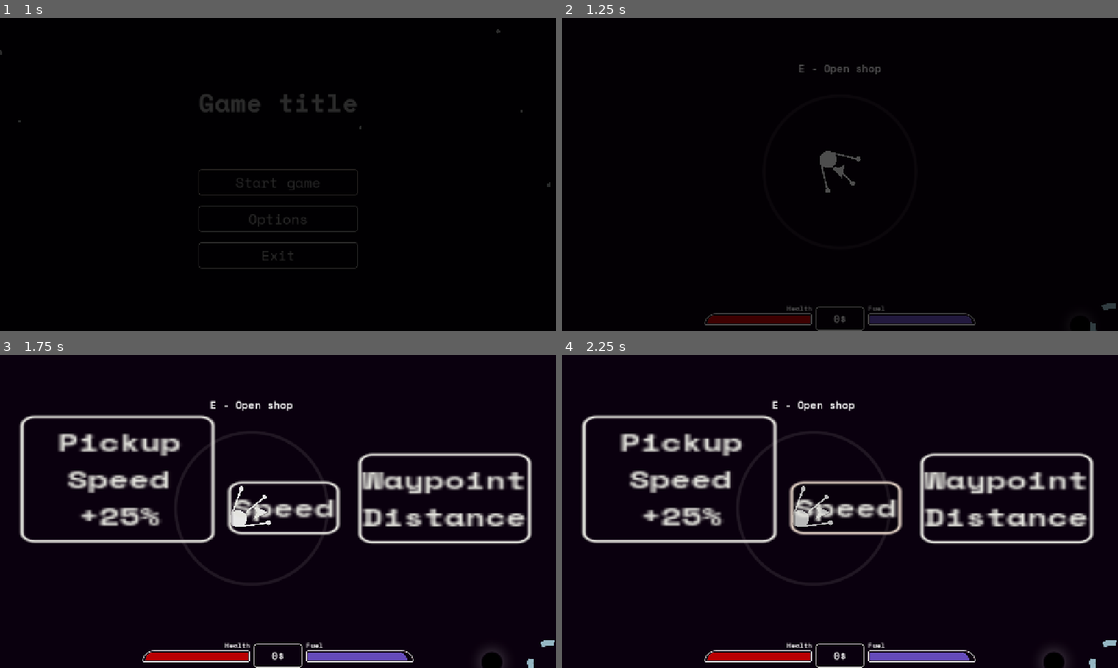
Above: before the commit, frames 1-4 (two rows, left to right).
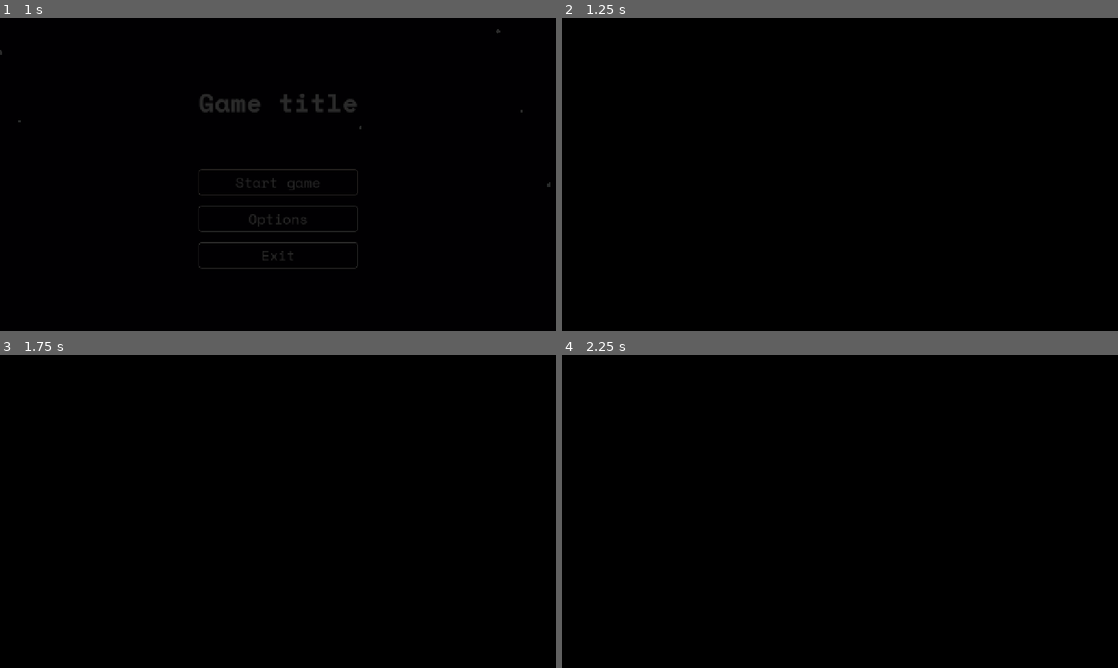
Above: after the commit, the same moments.

Repository: kokiheey/game-jam-repo
Game: Godot game, scene res://Scenes/main_menu.tscn
Two runs of this game, one before a commit and one after it. Both use one fixed random seed, a clock stepped at 60 frames per second and the inputs below.
Inputs (mouse positions are in pixels of both pictures, inside the frame that each line leads up to):
- Up to frame 1 (1 s): click "Start game" at 0.5 s
- Up to frame 2 (1.25 s): no input
- Up to frame 3 (1.75 s): move the mouse to (400, 495) at 1.27 s; hold W (moveForward) from 1.28 s (still down); hold Space (uiAccept, bound only after the commit) from 1.28 s (still down); click (400, 495) at 1.42 s; tap E (openShop) at 1.52 s
- Up to frame 4 (2.25 s): release W (moveForward) at 2 s; release Space (uiAccept, bound only after the commit) at 2 s; click (845, 508) at 2 s, where only the run before the commit has a clickable "Speed"

Frame 1 is identical in both runs. In frame 2, 1.9% of the frame differs, in the area x 25-100%, y 14-100%; in frame 3, 13%, in the area x 3-100%, y 14-100%; in frame 4, 13%.

Commit message:
Added full tutorial

Diff:
--- /dev/null
+++ b/gmtk2026/Scenes/tutorial.tscn
@@ -0,0 +1,78 @@
+[gd_scene format=3 uid="uid://djtxppsf6o1t0"]
+
+[ext_resource type="Script" uid="uid://b3gxntk4kish7" path="res://Scripts/tutorial.gd" id="1_p8jf4"]
+[ext_resource type="StyleBox" uid="uid://bne1cq6fgt7be" path="res://Textures/PanelBorder.tres" id="2_feyax"]
+
+[node name="Tutorial" type="CanvasLayer" unique_id=1984499269]
+script = ExtResource("1_p8jf4")
+
+[node name="DarkBackground" type="ColorRect" parent="." unique_id=759799035]
+anchors_preset = 15
+anchor_right = 1.0
+anchor_bottom = 1.0
+grow_horizontal = 2
+grow_vertical = 2
+size_flags_horizontal = 3
+size_flags_vertical = 3
+color = Color(0, 0, 0, 0.96000004)
+
+[node name="MarginContainer" type="MarginContainer" parent="." unique_id=405300832]
+custom_minimum_size = Vector2(400, 300)
+anchors_preset = 8
+anchor_left = 0.5
+anchor_top = 0.5
+anchor_right = 0.5
+anchor_bottom = 0.5
+offset_left = -100.0
+offset_top = -100.0
+offset_right = 100.0
+offset_bottom = 100.0
+grow_horizontal = 2
+grow_vertical = 2
+size_flags_horizontal = 6
+size_flags_vertical = 6
+theme_override_constants/margin_left = 20
+theme_override_constants/margin_top = 20
+theme_override_constants/margin_right = 20
+theme_override_constants/margin_bottom = 20
+
+[node name="Panel" type="Panel" parent="MarginContainer" unique_id=1253429035]
+layout_mode = 2
+size_flags_horizontal = 3
+size_flags_vertical = 3
+theme_override_styles/panel = ExtResource("2_feyax")
+
+[node name="MarginContainer" type="MarginContainer" parent="MarginContainer/Panel" unique_id=769179530]
+layout_mode = 1
+anchors_preset = 15
+anchor_right = 1.0
+anchor_bottom = 1.0
+grow_horizontal = 2
+grow_vertical = 2
+theme_override_constants/margin_left = 16
+theme_override_constants/margin_top = 16
+theme_override_constants/margin_right = 16
+theme_override_constants/margin_bottom = 16
+
+[node name="VBox" type="VBoxContainer" parent="MarginContainer/Panel/MarginContainer" unique_id=1792614020]
+layout_mode = 2
+
+[node name="Title" type="Label" parent="MarginContainer/Panel/MarginContainer/VBox" unique_id=234990315]
+layout_mode = 2
+horizontal_alignment = 1
+vertical_alignment = 1
+
+[node name="MarginContainer" type="MarginContainer" parent="MarginContainer/Panel/MarginContainer/VBox" unique_id=1778870242]
+layout_mode = 2
+theme_override_constants/margin_top = 4
+theme_override_constants/margin_bottom = 8
+
+[node name="Description" type="RichTextLabel" parent="MarginContainer/Panel/MarginContainer/VBox" unique_id=1656215872]
+layout_mode = 2
+size_flags_vertical = 3
+horizontal_alignment = 1
+
+[node name="Continue" type="Label" parent="MarginContainer/Panel/MarginContainer/VBox" unique_id=1352374189]
+layout_mode = 2
+horizontal_alignment = 1
+vertical_alignment = 1
--- /dev/null
+++ b/gmtk2026/Scenes/tutorial_game.tscn
@@ -0,0 +1,103 @@
+[gd_scene format=3 uid="uid://nockd7xcgp76"]
+
+[ext_resource type="PackedScene" uid="uid://doa8auaya5o28" path="res://Scenes/waypoint.tscn" id="1_0fgi7"]
+[ext_resource type="Script" uid="uid://cukdqjyeov0de" path="res://Scripts/tutorial_game.gd" id="1_k2q0y"]
+[ext_resource type="Texture2D" uid="uid://boff388h7ib2y" path="res://Assets/Icons/spoutnik.svg" id="2_k2q0y"]
+[ext_resource type="PackedScene" uid="uid://djtxppsf6o1t0" path="res://Scenes/tutorial.tscn" id="2_ox8p2"]
+[ext_resource type="Theme" uid="uid://cojmyrq6m3711" path="res://Textures/DefaultTheme.tres" id="3_drhtg"]
+[ext_resource type="PackedScene" uid="uid://demcgqsqh7jh1" path="res://Scenes/Player.tscn" id="4_g7fia"]
+[ext_resource type="PackedScene" uid="uid://dsy4ipt0t1ehj" path="res://Scenes/black_hole.tscn" id="5_drhtg"]
+[ext_resource type="PackedScene" uid="uid://d0ayeleb7entu" path="res://Scenes/box.tscn" id="7_g7fia"]
+
+[sub_resource type="ParticleProcessMaterial" id="ParticleProcessMaterial_0fgi7"]
+particle_flag_disable_z = true
+emission_shape = 1
+emission_sphere_radius = 1.0
+gravity = Vector3(0, 0, 0)
+scale_max = 10.0
+hue_variation_min = -0.010000022
+hue_variation_max = 0.009999977
+
+[sub_resource type="CircleShape2D" id="CircleShape2D_v83ub"]
+
+[sub_resource type="CircleShape2D" id="CircleShape2D_ox8p2"]
+radius = 173.10402
+
+[sub_resource type="Gradient" id="Gradient_o5yvi"]
+offsets = PackedFloat32Array(0.95, 0.96, 0.99, 1)
+colors = PackedColorArray(0.9843137, 0.9843137, 0.95686275, 0, 0.9844546, 0.9844546, 0.95702064, 0.1, 0.9844546, 0.9844546, 0.95702064, 0.1, 0.9843137, 0.9843137, 0.95686275, 0)
+
+[sub_resource type="GradientTexture2D" id="GradientTexture2D_v83ub"]
+gradient = SubResource("Gradient_o5yvi")
+width = 256
+height = 256
+fill = 1
+fill_from = Vector2(0.5, 0.5)
+fill_to = Vector2(0.5, 0)
+
+[node name="Tutorial_game" type="Node2D" unique_id=1811176077]
+script = ExtResource("1_k2q0y")
+
+[node name="GPUParticles2D" type="GPUParticles2D" parent="." unique_id=867208131]
+top_level = true
+position = Vector2(6.7472465e-05, 2.6226044e-06)
+rotation = -3.1415925
+scale = Vector2(2000, 2000)
+amount = 12
+process_material = SubResource("ParticleProcessMaterial_0fgi7")
+
+[node name="Player" parent="." unique_id=1991330775 instance=ExtResource("4_g7fia")]
+shipColor = Color(1, 1, 1, 1)
+acc = 700.0
+capSpeed = 500.0
+drag = 0.003
+rotationSpeed = 10.0
+sideGravityStrengh = 0.4
+
+[node name="ShipWaypoint" parent="." unique_id=1682428063 instance=ExtResource("1_0fgi7")]
+scale = Vector2(0.010000001, 0.010000001)
+texture = ExtResource("2_k2q0y")
+SCREEN_MARGIN = 42.0
+MIN_SCALE = 0.05
+SCALING_FACTOR = 100000.0
+
+[node name="BoxWaypoint" parent="." unique_id=468883735 instance=ExtResource("1_0fgi7")]
+
+[node name="BlackHole" parent="." unique_id=1896945040 instance=ExtResource("5_drhtg")]
+position = Vector2(-448, 0)
+
+[node name="BlackHoleTrigger" type="Area2D" parent="." unique_id=2001316599]
+position = Vector2(-448, 0)
+scale = Vector2(8.400001, 8.400001)
+
+[node name="CollisionShape2D" type="CollisionShape2D" parent="BlackHoleTrigger" unique_id=536587526]
+shape = SubResource("CircleShape2D_v83ub")
+
+[node name="Box" parent="." unique_id=1030628812 instance=ExtResource("7_g7fia")]
+position = Vector2(512, 0)
+
+[node name="Ship" type="Area2D" parent="." unique_id=2066434233]
+
+[node name="CollisionShape2D" type="CollisionShape2D" parent="Ship" unique_id=699141721]
+shape = SubResource("CircleShape2D_ox8p2")
+
+[node name="Sprite2D" type="Sprite2D" parent="Ship" unique_id=1594039968]
+position = Vector2(-9.536743e-07, -9.536743e-07)
+scale = Vector2(1.40625, 1.40625)
+texture = SubResource("GradientTexture2D_v83ub")
+
+[node name="ShopLabel" type="Label" parent="Ship" unique_id=357045598]
+offset_left = -96.0
+offset_top = -256.0
+offset_right = 94.0
+offset_bottom = -220.0
+theme = ExtResource("3_drhtg")
+theme_override_font_sizes/font_size = 24
+text = "E - Open shop"
+
+[node name="Tutorial" parent="." unique_id=1984499269 instance=ExtResource("2_ox8p2")]
+
+[connection signal="body_entered" from="BlackHoleTrigger" to="." method="_on_black_hole_trigger_body_entered"]
+[connection signal="picked_up" from="Box" to="." method="_on_box_picked_up"]
+[connection signal="body_entered" from="Ship" to="." method="_on_ship_body_entered"]
+[connection signal="body_exited" from="Ship" to="." method="_on_ship_body_exited"]
--- a/gmtk2026/Scripts/game.gd
+++ b/gmtk2026/Scripts/game.gd
@@ -37,6 +37,7 @@
 var _totalFuelSpent : float = 0
 var _totalMoneyEarned : int = 0
 var _totalPackagesDelivered : int = 0
+
 
 func _on_picked_up() -> void:
 	WAYPOINT.TARGET_POSITION = Vector2(0, 0)
--- a/gmtk2026/Scripts/main_menu.gd
+++ b/gmtk2026/Scripts/main_menu.gd
@@ -3,7 +3,7 @@
 @export var Options : Control
 
 func _on_play_button_pressed() -> void:
-	SceneTransition.change_scene("res://Scenes/game.tscn")
+	SceneTransition.change_scene("res://Scenes/tutorial_game.tscn")
 
 func _on_options_button_pressed() -> void:
 	Options.open()
--- /dev/null
+++ b/gmtk2026/Scripts/tutorial.gd
@@ -0,0 +1,119 @@
+extends CanvasLayer
+
+@onready var title = $MarginContainer/Panel/MarginContainer/VBox/Title
+@onready var description = $MarginContainer/Panel/MarginContainer/VBox/Description
+@onready var con = $MarginContainer/Panel/MarginContainer/VBox/Continue
+
+var current_step = 0
+var shouldStop : bool = false
+var next : bool = true
+
+var player
+var ship
+var fuel_bar
+var money_label
+var waypoint
+
+enum Steps{
+	INTRO,
+	SHIP,
+	PLAYER,
+	FUEL,
+	BLACKHOLE,
+	MONEY,
+	WAYPOINT,
+	PACKAGE,
+	DELIVERING,
+	SHOP,
+	END
+}
+
+func start():
+	visible = true
+	Engine.time_scale = 0
+	current_step = 0
+	show_step()
+
+func cont():
+	visible = false
+	next = false
+	print("here")
+	Engine.time_scale = 1
+
+func next_step():
+	visible = true
+	next = true
+	Engine.time_scale = 0
+	show_step()
+
+func _input(event: InputEvent) -> void:
+	if event.is_action_pressed("uiAccept") and next:
+		current_step += 1
+		print(shouldStop)
+		if shouldStop:
+			cont()
+		else:
+			print(current_step)
+			next_step()
+	if current_step > Steps.END:
+		visible = false
+		Engine.time_scale = 1
+		SceneTransition.change_scene("res://Scenes/game.tscn")
+
+func show_step():
+	match current_step:
+		Steps.INTRO:
+			title.text = "Welcome"
+			description.text = "Your goal is to deliver packages, explore the galaxy, and survive the dangers you encounter along the way.\nManage your resources carefully and make smart decisions to complete your missions."
+			con.text = "SPACE - next step"
+
+		Steps.SHIP:
+			title.text = "Your Ship"
+			description.text = "This is your main ship and your safe location. Return here after completing deliveries to unload packages, prepare for your next mission, and manage your equipment."
+			con.text = "SPACE - next step"
+
+		Steps.PLAYER:
+			title.text = "Movement"
+			description.text = "Control your ship using the mouse. Move around the galaxy, avoid obstacles, and carefully navigate through dangerous areas to reach your destinations."
+			con.text = "SPACE - next step"
+
+		Steps.FUEL:
+			title.text = "Fuel"
+			description.text = "Your ship requires fuel to travel through space. Keep an eye on your fuel level and make sure to manage it carefully, because running out of fuel will end your journey."
+			con.text = "SPACE - next step"
+
+		Steps.BLACKHOLE:
+			shouldStop = true
+			title.text = "Blackhole"
+			description.text = "Blackholes pull nearby objects with their gravity. Entering the center will damage your ship.\n\nGo close to it to unlock the next step!!!"
+			con.text = "SPACE - next step"
+
+		Steps.MONEY:
+			title.text = "Money"
+			description.text = "Delivering packages earns money.\nSpend it in the Shop to buy useful upgrades."
+			con.text = "SPACE - Next Step"
+
+		Steps.WAYPOINT:
+			title.text = "Waypoint"
+			description.text = "The waypoint always points toward your current package.\nFollow it whenever you're lost."
+			con.text = "SPACE - Next Step"
+
+		Steps.PACKAGE:
+			title.text = "Packages"
+			description.text = "Fly close to a package to collect it.\nAfter collecting it, return to your ship."
+			con.text = "SPACE - Next Step"
+
+		Steps.DELIVERING:
+			title.text = "Delivering"
+			description.text = "Entering your ship automatically delivers every collected package and rewards you with money."
+			con.text = "SPACE - Next Step"
+
+		Steps.SHOP:
+			title.text = "Shop"
+			description.text = "Press the Shop key while inside your ship to open the Shop.\nBuy upgrades to improve your abilities."
+			con.text = "SPACE - Next Step"
+
+		Steps.END:
+			title.text = "Tutorial Complete!"
+			description.text = "You're ready!\nFind packages, deliver them, earn money, buy upgrades, and survive for as long as possible.\nGood luck, Pilot!"
+			con.text = "SPACE - Start Playing"
--- /dev/null
+++ b/gmtk2026/Scripts/tutorial_game.gd
@@ -0,0 +1,41 @@
+extends Node
+
+@onready var PLAYER : CharacterBody2D = $Player
+@onready var SHIPWAYPOINT : Sprite2D = $ShipWaypoint
+@onready var BOX_WAYPOINT : Sprite2D = $BoxWaypoint
+@onready var SHIP_LABEL : Label = $Ship/ShopLabel
+@onready var BOX : Box = $Box
+
+@onready var tutorial = $Tutorial
+
+var enteredShip : bool = false
+
+func _ready() -> void:
+	SHIPWAYPOINT.TARGET_POSITION = Vector2(0, 0)
+	BOX_WAYPOINT.TARGET_POSITION = BOX.global_position
+	BOX.hide()
+	BOX_WAYPOINT.hide()
+	tutorial.start()
+
+func _process(delta: float) -> void:
+	if enteredShip:
+		SHIP_LABEL.show()
+	else:
+		SHIP_LABEL.hide()
+
+func _on_ship_body_entered(body: Node2D) -> void:
+	enteredShip = true
+
+
+func _on_ship_body_exited(body: Node2D) -> void:
+	enteredShip = false
+
+func _on_box_picked_up() -> void:
+	BOX_WAYPOINT.hide()
+	tutorial.shouldStop = false
+	tutorial.next_step()
+
+
+func _on_black_hole_trigger_body_entered(body: Node2D) -> void:
+	BOX.show()
+	BOX_WAYPOINT.show()
--- a/gmtk2026/project.godot
+++ b/gmtk2026/project.godot
@@ -50,6 +50,11 @@
 "events": [Object(InputEventKey,"resource_local_to_scene":false,"resource_name":"","device":-1,"window_id":0,"alt_press …(192 unchanged characters)…
 ]
 }
+uiAccept={
+"deadzone": 0.2,
+"events": [Object(InputEventKey,"resource_local_to_scene":false,"resource_name":"","device":-1,"window_id":0,"alt_pressed":false,"shift_pressed":false,"ctrl_pressed":false,"meta_pressed":false,"pressed":false,"keycode":0,"physical_keycode":32,"key_label":0,"unicode":32,"location":0,"echo":false,"script":null)
+]
+}
 
 [physics]
 
Binary file added: gmtk2026/Assets/Icons/arrow.png
Not shown, added: gmtk2026/Assets/Icons/arrow.png.import
Not shown: 1 places in gmtk2026/Scenes/game.tscn that only renumber resources
Not shown, added: gmtk2026/Scripts/tutorial.gd.uid
Not shown, added: gmtk2026/Scripts/tutorial_game.gd.uid
Not shown, added: gmtk2026/Scenes/tutorial.tscn9769993344.tmp
